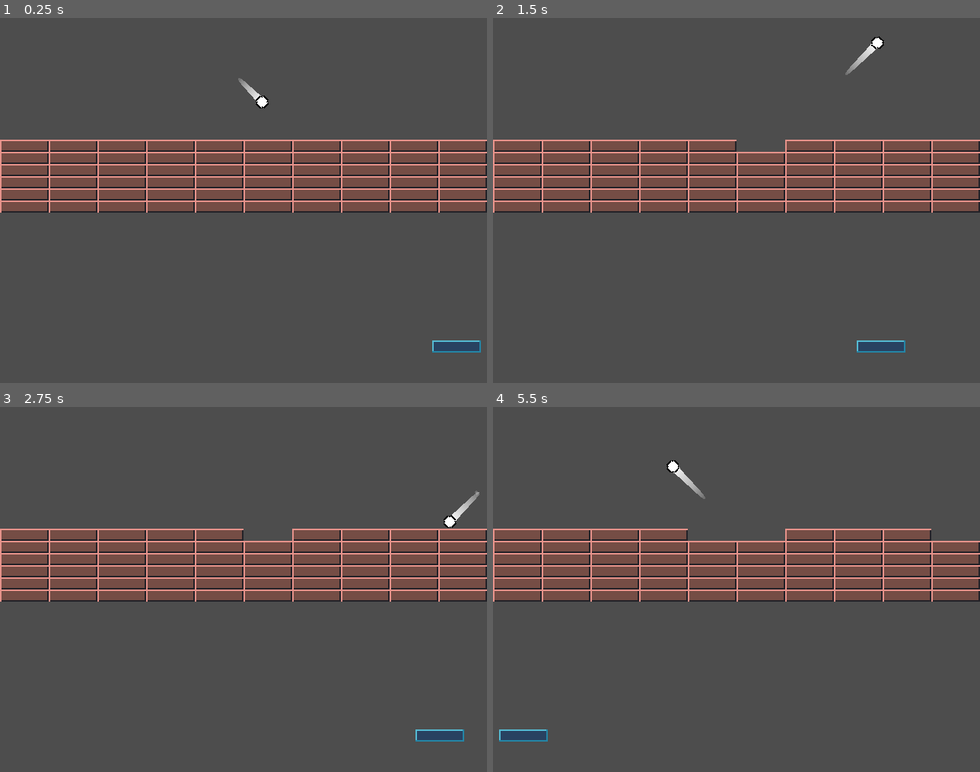
Above: before the commit, frames 1-4 (two rows, left to right).
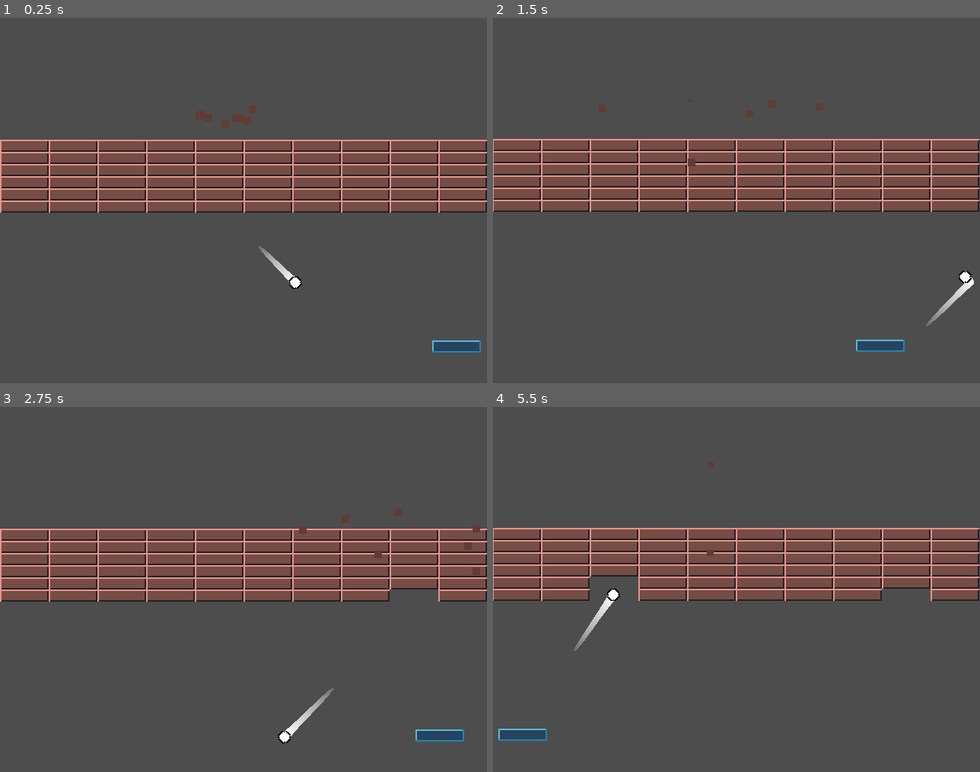
Above: after the commit, the same moments.

Repository: graywes/ball-game
Game: Godot game, scene res://ball.tscn
Two runs of this game, one before a commit and one after it. Both use one fixed random seed, a clock stepped at 60 frames per second and the inputs below.
Inputs (mouse positions are in pixels of both pictures, inside the frame that each line leads up to):
- Up to frame 1 (0.25 s): no input
- Up to frame 2 (1.5 s): move the mouse to (843, 182) at 0.52 s; hold D (right) 0.53-1.28 s; move the mouse to (639, 218) at 1.27 s; hold A (left) from 1.28 s (still down)
- Up to frame 3 (2.75 s): move the mouse to (292, 509) at 2.02 s; release A (left) at 2.03 s; hold D (right) from 2.03 s (still down)
- Up to frame 4 (5.5 s): move the mouse to (712, 662) at 2.77 s; move the mouse to (882, 644) at 3.52 s; release D (right) at 3.53 s; hold A (left) from 3.53 s (still down); move the mouse to (590, 534) at 4.27 s; move the mouse to (760, 589) at 5.02 s

The runs differ from the first frame. In frame 1, 0.4% of the frame differs, in the area x 48-63%, y 16-75%; in frame 2, 5.3%; in frame 3, 1.1%; in frame 4, 6.6%, in the area x 0-100%, y 14-92%.

Commit message:
update 3
camera shake

Diff:
--- a/ball.gd
+++ b/ball.gd
@@ -1,7 +1,7 @@
 extends CharacterBody2D
 
 
-const SPEED = 300.0
+var SPEED = 200
 const JUMP_VELOCITY = -400.0
 
 # Get the gravity from the project settings to be synced with RigidBody nodes.
@@ -10,8 +10,9 @@
 
 func _physics_process(delta):
 	velocity = vel
-	var colision = move_and_collide(velocity * delta * 130)
+	var colision = move_and_collide(velocity * delta * SPEED)
 	if colision:
+		get_viewport().get_camera_2d().shake(0.5)
 		print("yewa")
 		if colision.get_collider().is_class("AnimatableBody2D"):
 			vel = velocity.bounce(colision.get_normal().rotated((colision.get_collider().get_parent().get_parent().position).angle_to(position + Vector2(0, 5)) * -2))
--- a/ball.tscn
+++ b/ball.tscn
@@ -1,11 +1,13 @@
-[gd_scene load_steps=15 format=3 uid="uid://bq1krxesd686a"]
+[gd_scene load_steps=17 format=3 uid="uid://bq1krxesd686a"]
 
 [ext_resource type="Script" path="res://input.gd" id="1_lc4na"]
+[ext_resource type="Script" path="res://shake.gd" id="1_ye3yx"]
 [ext_resource type="Texture2D" uid="uid://dwcvke5uew4nv" path="res://New Piskel.png" id="2_yafl5"]
 [ext_resource type="Texture2D" uid="uid://b28ma6na7d8l7" path="res://New Piskel (1).png" id="3_5ddu5"]
 [ext_resource type="Script" path="res://ball.gd" id="3_krie0"]
 [ext_resource type="Script" path="res://addons/trail_2d/trail_2d.gd" id="5_ivyn5"]
 [ext_resource type="PackedScene" uid="uid://4abkv2apft38" path="res://brick.tscn" id="6_qtx0r"]
+[ext_resource type="PackedScene" uid="uid://6lij25hc3b6e" path="res://dust.tscn" id="7_hropf"]
 
 [sub_resource type="Curve2D" id="Curve2D_0amkw"]
 _data = {
@@ -41,6 +43,11 @@
 
 [node name="Camera2D" type="Camera2D" parent="."]
 zoom = Vector2(2, 2)
+script = ExtResource("1_ye3yx")
+
+[node name="Timer" type="Timer" parent="Camera2D"]
+wait_time = 0.1
+one_shot = true
 
 [node name="Path2D" type="Path2D" parent="."]
 curve = SubResource("Curve2D_0amkw")
@@ -63,7 +70,7 @@
 shape = SubResource("RectangleShape2D_ecocw")
 
 [node name="CharacterBody2D" type="CharacterBody2D" parent="."]
-position = Vector2(-4, -81)
+position = Vector2(9, 29)
 motion_mode = 1
 script = ExtResource("3_krie0")
 
@@ -108,3 +115,7 @@
 tile_set = SubResource("TileSet_c644g")
 format = 2
 layer_0/tile_data = PackedInt32Array(65534, 0, 65536, 65535, 0, 65536, -1, 0, 65536, -2, 0, 65536, -65538, 0, 65536, -1 …(982 unchanged characters)…
+
+[node name="GPUParticles2D" parent="." instance=ExtResource("7_hropf")]
+
+[connection signal="timeout" from="Camera2D/Timer" to="Camera2D" method="_on_timer_timeout"]
--- a/brick.gd
+++ b/brick.gd
@@ -1,5 +1,5 @@
 extends StaticBody2D
-
+var dust = preload("res://dust.tscn")
 
 # Called when the node enters the scene tree for the first time.
 func _ready():
@@ -12,4 +12,8 @@
 
 func crash():
 	print("break")
+	dust = dust.instantiate()
+	get_viewport().get_camera_2d().shake(1.5)
+	dust.position = position
+	add_sibling(dust)
 	queue_free()
--- a/brick.tscn
+++ b/brick.tscn
@@ -14,3 +14,4 @@
 
 [node name="CollisionShape2D" type="CollisionShape2D" parent="."]
 shape = SubResource("RectangleShape2D_83plm")
+debug_color = Color(0, 0.6, 0.701961, 0)
--- /dev/null
+++ b/dust.gd
@@ -0,0 +1,16 @@
+extends GPUParticles2D
+
+
+# Called when the node enters the scene tree for the first time.
+func _ready():
+	restart()
+	$Timer.start()
+	pass # Replace with function body.
+
+
+# Called every frame. 'delta' is the elapsed time since the previous frame.
+
+
+func _on_timer_timeout():
+	queue_free()
+	pass # Replace with function body.
--- /dev/null
+++ b/dust.tscn
@@ -0,0 +1,42 @@
+[gd_scene load_steps=5 format=3 uid="uid://6lij25hc3b6e"]
+
+[ext_resource type="Script" path="res://dust.gd" id="1_jge57"]
+
+[sub_resource type="Curve" id="Curve_s841w"]
+_data = [Vector2(0.855422, 1), 0.0, 0.0, 0, 0, Vector2(1, 0), 0.0, 0.0, 0, 0]
+point_count = 2
+
+[sub_resource type="CurveTexture" id="CurveTexture_5oeq7"]
+curve = SubResource("Curve_s841w")
+
+[sub_resource type="ParticleProcessMaterial" id="ParticleProcessMaterial_jhp2j"]
+lifetime_randomness = 0.31
+emission_shape = 3
+emission_box_extents = Vector3(14, 3, 0)
+particle_flag_disable_z = true
+direction = Vector3(0, -1, 0)
+gravity = Vector3(0, 98, 0)
+initial_velocity_min = 60.0
+initial_velocity_max = 140.0
+orbit_velocity_min = 0.0
+orbit_velocity_max = 0.0
+scale_min = 5.0
+scale_max = 5.0
+scale_curve = SubResource("CurveTexture_5oeq7")
+color = Color(0.372549, 0.239216, 0.211765, 1)
+
+[node name="GPUParticles2D" type="GPUParticles2D"]
+top_level = true
+position = Vector2(-17, -36)
+emitting = false
+process_material = SubResource("ParticleProcessMaterial_jhp2j")
+lifetime = 2.0
+one_shot = true
+explosiveness = 1.0
+script = ExtResource("1_jge57")
+
+[node name="Timer" type="Timer" parent="."]
+wait_time = 2.0
+one_shot = true
+
+[connection signal="timeout" from="Timer" to="." method="_on_timer_timeout"]
--- /dev/null
+++ b/shake.gd
@@ -0,0 +1,26 @@
+extends Camera2D
+var shak = false
+var amount = 0.0
+
+# Called when the node enters the scene tree for the first time.
+func _ready():
+	pass # Replace with function body.
+
+func shake(am):
+	shak = true
+	$Timer.start()
+	amount = am
+	pass
+
+# Called every frame. 'delta' is the elapsed time since the previous frame.
+func _process(delta):
+	if shak:
+		offset = Vector2(randf(), randf()) * amount
+	else:
+		offset = Vector2.ZERO
+	pass
+
+
+func _on_timer_timeout():
+	shak = false
+	pass # Replace with function body.
Not shown, added: export_presets.cfg
